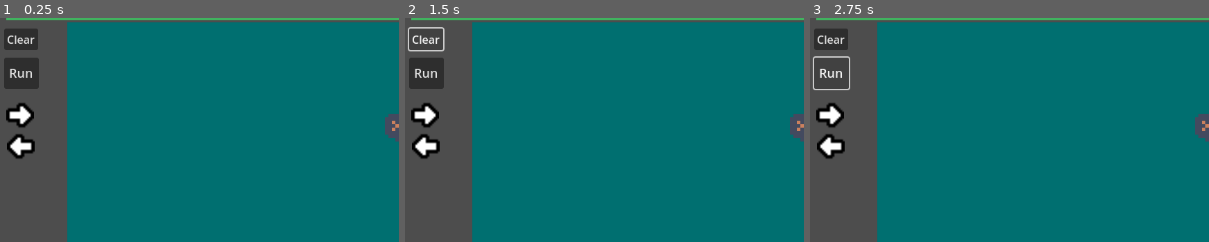
Above: before the commit, frames 1-3 (left to right).
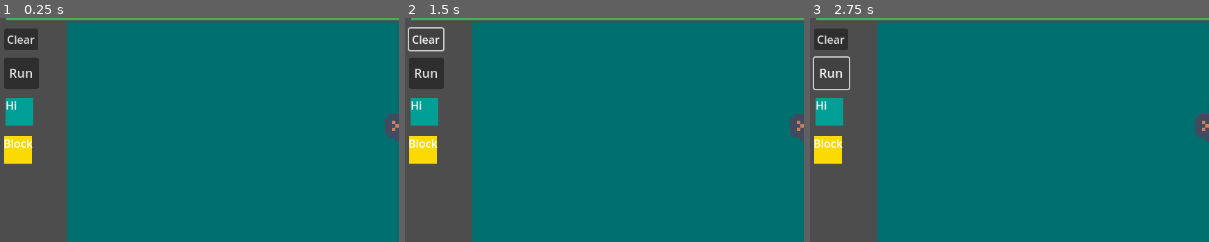
Above: after the commit, the same moments.

Repository: HumaidEbrahim/Arcademia
Game: Godot game, scene res://scenes/main.tscn
Two runs of this game, one before a commit and one after it. Both use one fixed random seed, a clock stepped at 60 frames per second and the inputs below.
Inputs:
- Up to frame 1 (0.25 s): no input
- Up to frame 2 (1.5 s): click "Run" at 0.5 s; click "Clear" at 1.25 s
- Up to frame 3 (2.75 s): click "Run" at 2 s
The pictures show only the part of the screen within x 0-50%, y 7-57%; the shares and areas given below are measured in that part.

The runs differ from the first frame. In frame 1, 1.8% of the frame differs, in the area x 1-9%, y 35-66%; in frame 2, 1.8%; in frame 3, 1.8%.

Commit message:
i broke it

Diff:
--- a/arcademia_puzzle_blocks/scenes/block.tscn
+++ /dev/null
@@ -1,27 +0,0 @@
-[gd_scene load_steps=2 format=3 uid="uid://ilqdwq3qk3q5"]
-
-[ext_resource type="Script" uid="uid://eaxrt576ev67" path="res://scripts/block.gd" id="1_cgrg5"]
-
-[node name="Block" type="Control"]
-layout_mode = 3
-anchors_preset = 0
-offset_right = 40.0
-offset_bottom = 40.0
-script = ExtResource("1_cgrg5")
-duration = 0.5
-
-[node name="Background" type="TextureRect" parent="."]
-layout_mode = 1
-anchors_preset = 15
-anchor_right = 1.0
-anchor_bottom = 1.0
-grow_horizontal = 2
-grow_vertical = 2
-
-[node name="Label" type="Label" parent="."]
-layout_mode = 1
-anchors_preset = 15
-anchor_right = 1.0
-anchor_bottom = 1.0
-grow_horizontal = 2
-grow_vertical = 2
--- /dev/null
+++ b/arcademia_puzzle_blocks/scenes/blockScene.tscn
@@ -0,0 +1,26 @@
+[gd_scene load_steps=2 format=3 uid="uid://ilqdwq3qk3q5"]
+
+[ext_resource type="Script" uid="uid://eaxrt576ev67" path="res://scripts/block.gd" id="1_cgrg5"]
+
+[node name="BlockScene" type="Control"]
+layout_mode = 3
+anchors_preset = 0
+offset_right = 40.0
+offset_bottom = 40.0
+script = ExtResource("1_cgrg5")
+
+[node name="Background" type="ColorRect" parent="."]
+layout_mode = 0
+offset_right = 40.0
+offset_bottom = 40.0
+
+[node name="Label" type="Label" parent="."]
+layout_mode = 1
+anchors_preset = 15
+anchor_right = 1.0
+anchor_bottom = 1.0
+offset_top = -1.0
+offset_bottom = -1.0
+grow_horizontal = 2
+grow_vertical = 2
+text = "Test"
--- a/arcademia_puzzle_blocks/scenes/main.tscn
+++ b/arcademia_puzzle_blocks/scenes/main.tscn
@@ -1,10 +1,9 @@
-[gd_scene load_steps=8 format=3 uid="uid://c0pq6srqqrr8e"]
+[gd_scene load_steps=7 format=3 uid="uid://c0pq6srqqrr8e"]
 
 [ext_resource type="Script" uid="uid://oep3xlff005i" path="res://scripts/main.gd" id="1_tefeu"]
-[ext_resource type="PackedScene" uid="uid://ilqdwq3qk3q5" path="res://scenes/block.tscn" id="2_0wfyh"]
+[ext_resource type="PackedScene" uid="uid://ilqdwq3qk3q5" path="res://scenes/blockScene.tscn" id="2_0wfyh"]
+[ext_resource type="Script" uid="uid://eaxrt576ev67" path="res://scripts/block.gd" id="2_jyhfs"]
 [ext_resource type="Script" uid="uid://b3yer4vru6g0" path="res://scripts/Workspace.gd" id="2_tefeu"]
-[ext_resource type="Texture2D" uid="uid://br4k1chcbvc77" path="res://kenney_cursor-pixel-pack/Tiles/tile_0072.png" id="3_jyhfs"]
-[ext_resource type="Texture2D" uid="uid://nsmdyo43ji5h" path="res://kenney_cursor-pixel-pack/Tiles/tile_0073.png" id="3_sugp2"]
 [ext_resource type="PackedScene" uid="uid://cdyjx1lq246es" path="res://scenes/character.tscn" id="5_tbgi4"]
 
 [sub_resource type="StyleBoxFlat" id="StyleBoxFlat_tefeu"]
@@ -37,30 +36,23 @@
 offset_top = 165.0
 offset_right = 49.0
 offset_bottom = 205.0
+script = ExtResource("2_jyhfs")
 
-[node name="MoveRightBlock" parent="Palette" instance=ExtResource("2_0wfyh")]
-is_template_block = true
+[node name="BlockScene" parent="Palette" instance=ExtResource("2_0wfyh")]
+offset_left = -1.0
+offset_top = -5.0
+offset_right = 39.0
+offset_bottom = 35.0
+block_type = "Hi"
+color = Color(0, 0.622366, 0.588794, 1)
 target_path = NodePath("../../Character")
-repeat_count = 0
-action_type = "move_right"
-action_type = "move_right"
 
-[node name="Background" parent="Palette/MoveRightBlock" index="0"]
-texture = ExtResource("3_jyhfs")
-
-[node name="MoveLeftBlock" parent="Palette" instance=ExtResource("2_0wfyh")]
-offset_left = 1.0
-offset_top = 45.0
-offset_right = 41.0
-offset_bottom = 85.0
-is_template_block = true
-block_type = "move_left"
-target_path = NodePath("../../Character")
-action_type = "move_left"
-action_type = "move_left"
-
-[node name="Background" parent="Palette/MoveLeftBlock" index="0"]
-texture = ExtResource("3_sugp2")
+[node name="BlockScene2" parent="Palette" instance=ExtResource("2_0wfyh")]
+offset_left = -3.0
+offset_top = 50.0
+offset_right = 37.0
+offset_bottom = 90.0
+color = Color(0.979917, 0.85417, 1.92523e-06, 1)
 
 [node name="WorkspaceArea" type="Control" parent="."]
 layout_mode = 3
@@ -100,6 +92,3 @@
 offset_bottom = 91.0
 text = "Clear
 "
-
-[editable path="Palette/MoveRightBlock"]
-[editable path="Palette/MoveLeftBlock"]
--- a/arcademia_puzzle_blocks/scripts/block.gd
+++ b/arcademia_puzzle_blocks/scripts/block.gd
@@ -1,25 +1,32 @@
 @tool
 extends Control
-class_name PuzzleBlock
+class_name Block
 
 const Workspace = preload("res://scripts/Workspace.gd")
 
-@export var is_template_block: bool = false   # If true, this block is a template (spawns clones instead of moving itself)
-@export var block_type: String = "move_right" # Type of action this block represents
-@export var color: Color = Color(1,1,1)       # Visual color of the block
+@export var block_type: String = "Block" # Type of action this block represents
+@export var color: Color = Color(1,1,1,1)       # Visual color of the block
 @export var target_path: NodePath
-@export var duration: float = 0
-@export var repeat_count: int = 1
 @export var action_type: String = ""
+@export var block_icon: Texture2D
 
+@onready var label = $Label
+@onready var bg = $Background
 
+var is_template_block: bool = false   # If true, this block is a template (spawns clones instead of moving itself)
 var dragging: bool = false        # True if currently being dragged
 var drag_offset: Vector2 = Vector2.ZERO  # Offset between mouse and block origin while dragging
 var workspace: Workspace          # Reference to the workspace
-var children: Array[PuzzleBlock]
+var children: Array[Block]
 var target:Node
 
 func _ready() -> void:
+
+	if label:
+		label.text = block_type
+	if bg:
+		bg.color = color
+
 	# Find the workspace node
 	workspace = get_parent().get_node("../WorkspaceArea") as Workspace
 	if workspace == null:
@@ -28,6 +35,8 @@
 	# Add this block to a group so it can be identified globally
 	add_to_group("draggable_blocks")
 
+
+
 func _gui_input(event: InputEvent) -> void:
 	# Handle mouse clicks
 	if event is InputEventMouseButton and event.button_index == MOUSE_BUTTON_LEFT:
@@ -35,7 +44,7 @@
 			if is_template_block:
 				# --- Case 1: Template block clicked ---
 				# Duplicate the block into the workspace
-				var clone: PuzzleBlock = duplicate() as PuzzleBlock
+				var clone: Block = duplicate() as Block
 				clone.is_template_block = false   # Clones are real blocks
 				clone.target_path = target_path
 
--- /dev/null
+++ b/arcademia_puzzle_blocks/scripts/block_repeat.gd
@@ -0,0 +1 @@
+extends Block
Not shown, added: arcademia_puzzle_blocks/scripts/block_repeat.gd.uid
Not shown, added: arcademia_puzzle_blocks/scenes/blockScene.tscn876023541.tmp
